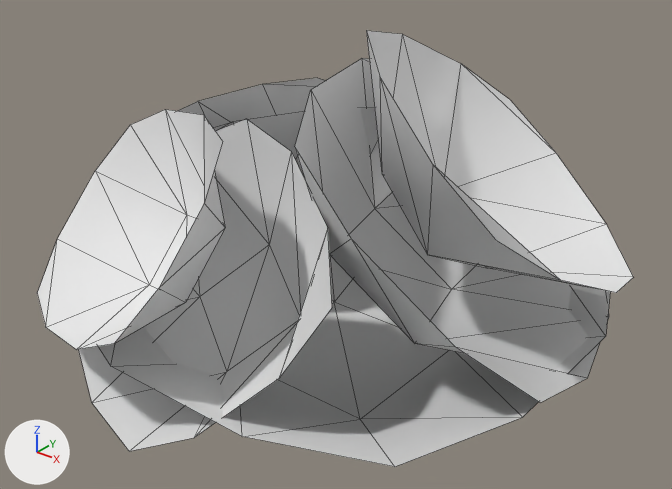
Renders of the glTF model shards/acidfields/gadgets/variegated_shrub/meshes/variegated_shrub.glb from each side of a commit.
Rendered twice from a camera (50 mm lens) standing at (1.535, -1.852, 1.571) and looking at (0.059, -0.006, 0.427). The lights are fixed; the arrows at lower left show +X, +Y and +Z. The first picture is the older version. Mesh edges are drawn as thin lines.

The scene before the commit, as lines of its bpy script (objects in view):
```python
me_plane = bpy.data.meshes.new('Plane')
me_plane.from_pydata(...)  # 16 vertices, 18 faces; spans x -0.409..0.399, y -0.402..0.407, z -0.253..0.0
me_plane.materials.append(mat_variegated_leaf)  # white #e7e7e7
ob_leaf = bpy.data.objects.new('Leaf', me_plane)
ob_leaf.location = (-0.101, -0.206, 0.256)
ob_leaf.rotation_euler = (-2.376, 0.442, -0.489)  # degrees (-136, 25, -28)
ob_leaf_001 = bpy.data.objects.new('Leaf.001', me_plane)
ob_leaf_001.location = (-0.252, 0.201, 0.308)
ob_leaf_001.rotation_euler = (0.637, 3.007, 0.721)  # degrees (36, 172, 41)
ob_leaf_002 = bpy.data.objects.new('Leaf.002', me_plane)
ob_leaf_002.location = (0.164, 0.131, 0.315)
ob_leaf_002.rotation_euler = (-2.429, 0.0, 1.83)  # degrees (-139, 0, 105)
ob_leaf_002.scale = (1.26, 1.26, 1.26)
ob_leaf_003 = bpy.data.objects.new('Leaf.003', me_plane)
ob_leaf_003.location = (0.265, 0.181, 0.49)
ob_leaf_003.rotation_euler = (-2.579, 0.463, 1.409)  # degrees (-148, 27, 81)
ob_leaf_003.scale = (1.07, 1.07, 1.07)
ob_leaf_004 = bpy.data.objects.new('Leaf.004', me_plane)
ob_leaf_004.location = (-0.196, -0.338, 0.438)
ob_leaf_004.rotation_euler = (-2.296, -0.188, -0.258)  # degrees (-132, -11, -15)
ob_leaf_004.scale = (0.82, 0.82, 0.82)
ob_leaf_005 = bpy.data.objects.new('Leaf.005', me_plane)
ob_leaf_005.location = (-0.324, 0.184, 0.471)
ob_leaf_005.rotation_euler = (-2.784, -0.554, -1.289)  # degrees (-160, -32, -74)
ob_leaf_005.scale = (0.771, 0.771, 0.771)
ob_leaf_006 = bpy.data.objects.new('Leaf.006', me_plane)
ob_leaf_006.location = (0.041, 0.066, 0.019)
ob_leaf_006.rotation_euler = (0.0, -3.142, 0.0)  # degrees (0, -180, 0)
ob_leaf_006.scale = (1.73, 1.73, 0.879)
```
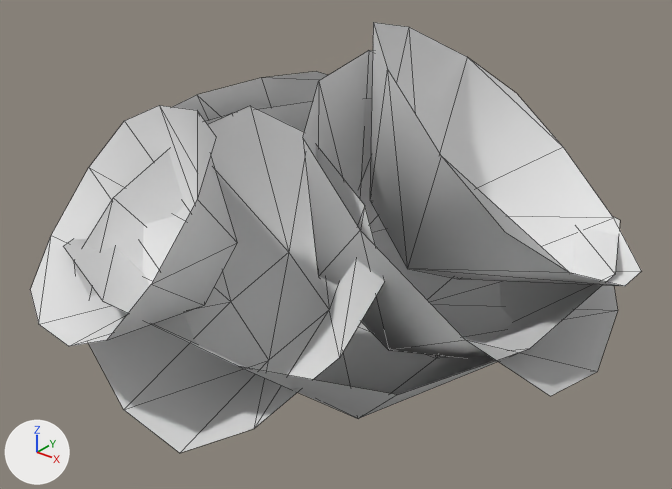
Boxes (x1, y1, x2, y2) around the edits, measured in the pictures (672 x 489 px; the box of a moved part takes in the faces that stretch with it):
```json
{"object": "Leaf", "change": "reshaped, moved, turned", "before": [78, 119, 332, 451], "after": [74, 106, 385, 453]}
{"object": "Leaf.006", "change": "reshaped, moved, rescaled", "before": [98, 255, 610, 467], "after": [63, 217, 620, 419], "on screen": "9% wider"}
{"object": "Leaf.003", "change": "reshaped", "before": [366, 30, 633, 293], "after": [370, 22, 641, 286]}
{"object": "Leaf.002", "change": "reshaped", "before": [295, 58, 609, 403], "after": [303, 50, 618, 396]}
{"object": "Leaf.004", "change": "reshaped", "before": [37, 110, 225, 349], "after": [31, 105, 237, 346], "on screen": "10% wider"}
{"object": "Leaf.005", "change": "reshaped", "before": [178, 78, 326, 127], "after": [173, 71, 328, 121]}
{"object": "Leaf.001", "change": "reshaped", "before": [213, 107, 379, 181], "after": [205, 99, 372, 184], "on screen": "15% taller"}
{"part": 1, "of": "me_plane", "change": "moved or reshaped", "before": [79, 101, 633, 451], "after": [71, 95, 641, 453]}
{"part": 2, "of": "me_plane", "change": "moved or reshaped", "before": [111, 34, 606, 437], "after": [103, 27, 614, 428]}
{"part": 3, "of": "me_plane", "change": "moved or reshaped", "before": [37, 58, 610, 403], "after": [31, 50, 620, 396]}
{"part": 4, "of": "me_plane", "change": "moved or reshaped", "before": [46, 78, 610, 417], "after": [39, 70, 621, 410]}
{"part": 5, "of": "me_plane", "change": "moved or reshaped", "before": [95, 30, 522, 467], "after": [89, 22, 528, 419]}
```

Edits to the scene script, one JSON object a line:
```json
{"block": "me_plane", "where": "# used by ob_leaf; location = (-0.101, -0.206, 0.256); rotation_euler = (-2.376, 0.442, -0.489), in degrees (-136, 25, -28)"}
{"op": "remove", "block": "me_plane", "code": "me_plane.from_pydata(...)  # 16 vertices, 18 faces; spans x -0.409..0.399, y -0.402..0.407, z -0.253..0.0"}
{"op": "add", "block": "me_plane", "code": "me_plane.from_pydata(...)  # 16 vertices, 18 faces; spans x -0.409..0.399, y -0.402..0.407, z -0.279..0.078"}
{"block": "me_plane", "change": "me_plane part 1: the 1 vertex in x 0.135, y 0.135, z 0.0 is moved by (-0.02, -0.02, 0.078)"}
{"block": "me_plane", "change": "me_plane part 2: the 1 vertex in x 0.135, y -0.135, z 0.0 is moved by (-0.02, 0.02, 0.078)"}
{"block": "me_plane", "change": "me_plane part 3: all 12 vertices in x -0.409..0.399, y -0.402..0.407, z -0.253 are moved by (0.0, 0.0, -0.026)"}
{"block": "me_plane", "change": "me_plane part 4: the 1 vertex in x -0.135, y 0.135, z 0.0 is moved by (0.02, -0.02, 0.078)"}
{"block": "me_plane", "change": "me_plane part 5: the 1 vertex in x -0.135, y -0.135, z 0.0 is moved by (0.02, 0.02, 0.078)"}
{"op": "set", "path": "ob_leaf.location", "old": "(-0.101, -0.206, 0.256)", "new": "(-0.065, -0.165, 0.278)"}
{"op": "set", "path": "ob_leaf.rotation_euler", "old": "(-2.376, 0.442, -0.489)", "new": "(-2.376, 0.442, -0.272)", "note": "degrees (-136, 25, -28) -> degrees (-136, 25, -16)"}
{"op": "set", "path": "ob_leaf_006.location", "old": "(0.041, 0.066, 0.019)", "new": "(0.041, 0.066, 0.082)"}
{"op": "set", "path": "ob_leaf_006.scale", "old": "(1.73, 1.73, 0.879)", "new": "(1.73, 1.73, 1.25)"}
```
